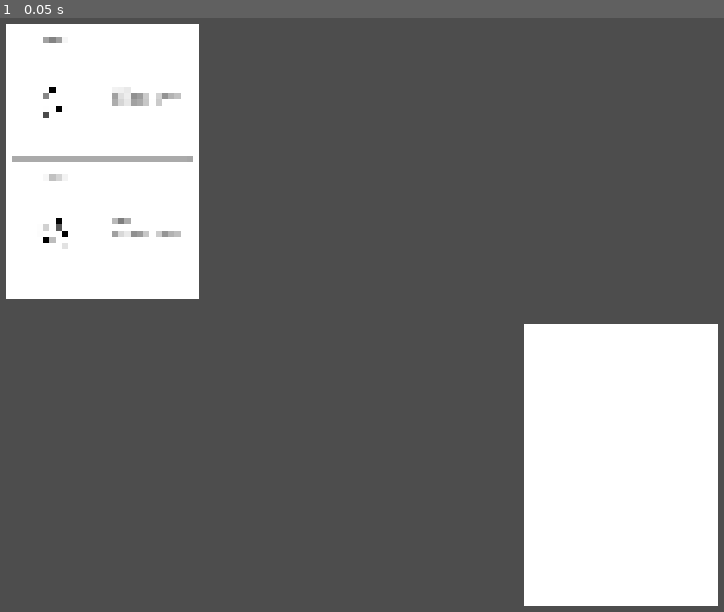
Above: before the commit, frame 1.
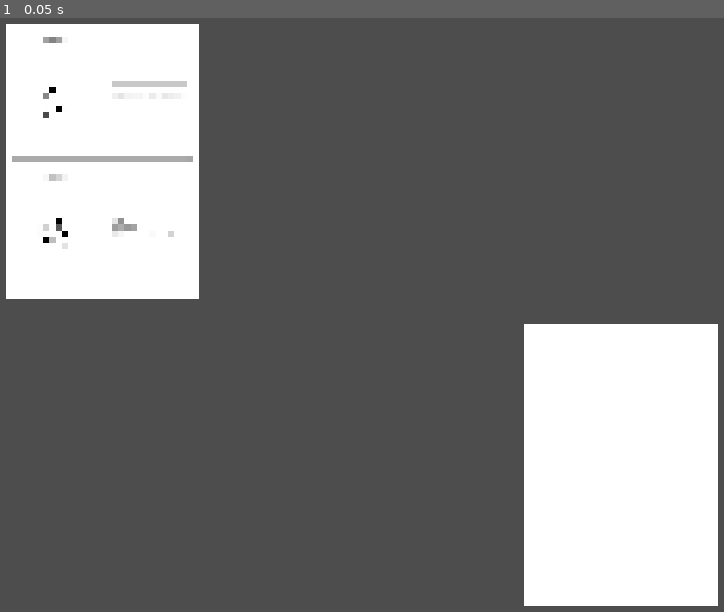
Above: after the commit, the same moment.

Repository: Paraldos/rpg-cards
Game: Godot game, scene res://content.tscn
Same seed, same stepped clock (60 frames per second), same inputs: the game is played once before the commit and once after it. This scene is started directly instead of the project's main scene.
Inputs:
- Up to frame 1 (0.05 s): no input

The runs differ from the first frame. In frame 1, 0.4% of the frame differs, in the area x 15-26%, y 10-37%.

Commit message:
ability display

Diff:
--- a/abilities/ability.gd
+++ b/abilities/ability.gd
@@ -1,3 +1,4 @@
+@tool
 extends Resource
 class_name Ability
 
--- a/abilities/ability_display.gd
+++ b/abilities/ability_display.gd
@@ -1,12 +1,26 @@
+@tool
 extends PanelContainer
 
-@onready var title: Label = %Title
-@onready var cost: Label = %Cost
-@onready var description: Label = %Description
+@onready var title_label: Label = %Title
+@onready var cost_label: Label = %Cost
+@onready var description_label: Label = %Description
 
-@export var ability : Ability
+@export var ability: Ability:
+	set(value):
+		ability = value
+		_update_ability()
 
-func _update():
-	title.text = ability.title
-	cost.text = ability.get_cost_text()
-	description.text = ability.description
+func _ready() -> void:
+	_update_ability()
+
+func _update_ability() -> void:
+	if not is_node_ready():
+		await ready
+	if ability == null:
+		title_label.text = ""
+		cost_label.text = ""
+		description_label.text = ""
+	else:
+		title_label.text = ability.title
+		cost_label.text = "Kosten: %s" % ability.get_cost_text()
+		description_label.text = ability.description
--- a/abilities/ability_display.tscn
+++ b/abilities/ability_display.tscn
@@ -36,16 +36,16 @@
 unique_name_in_owner = true
 layout_mode = 2
 theme_override_font_sizes/font_size = 25
-text = "Headline"
+text = "Rage"
 uppercase = true
 
 [node name="Cost" type="Label" parent="VBoxContainer" unique_id=1965553673]
 unique_name_in_owner = true
 layout_mode = 2
-text = "Kostet: Test"
+text = "Kosten: Passiv"
 
 [node name="Description" type="Label" parent="VBoxContainer" unique_id=1745180408]
 unique_name_in_owner = true
 layout_mode = 2
-text = "text text text text text text text text text text text text text text text text text text text text text text text text "
+text = "Erhalte einen Vorteil auf eine beliebige Stärke Probe."
 autowrap_mode = 3
